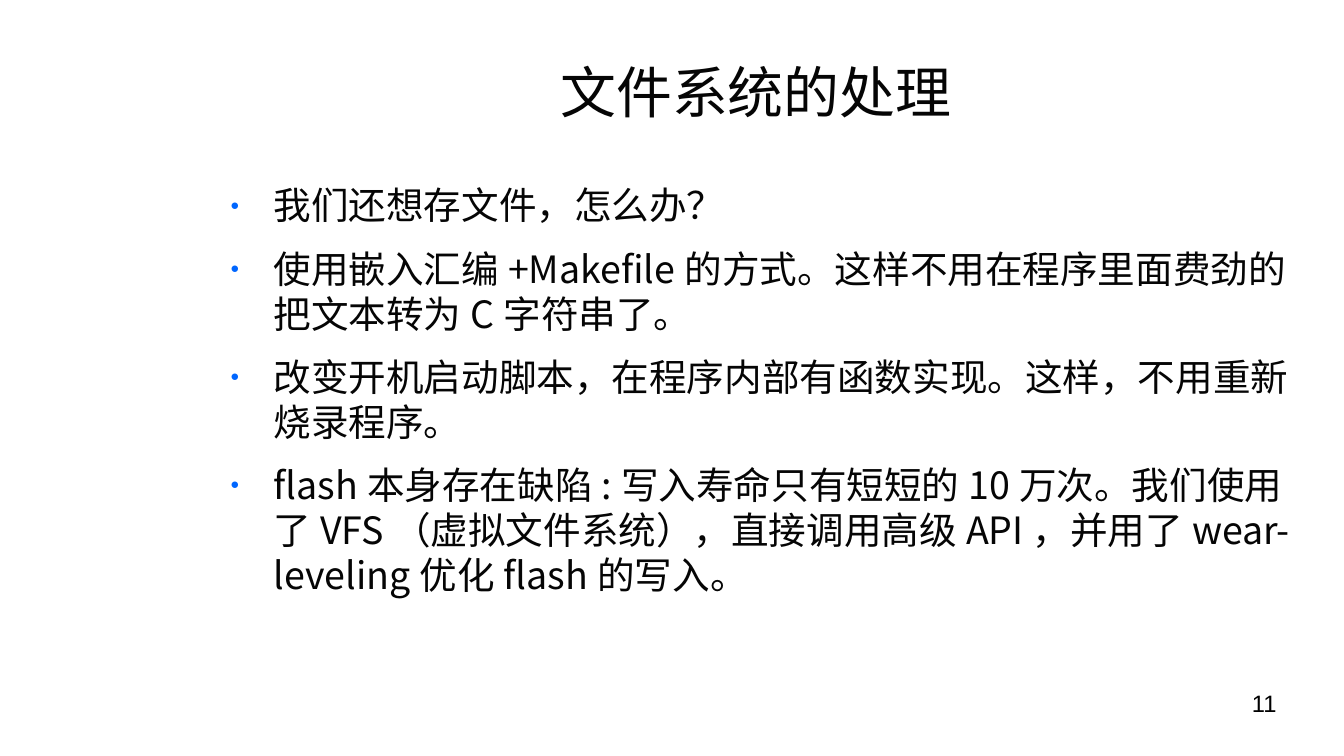
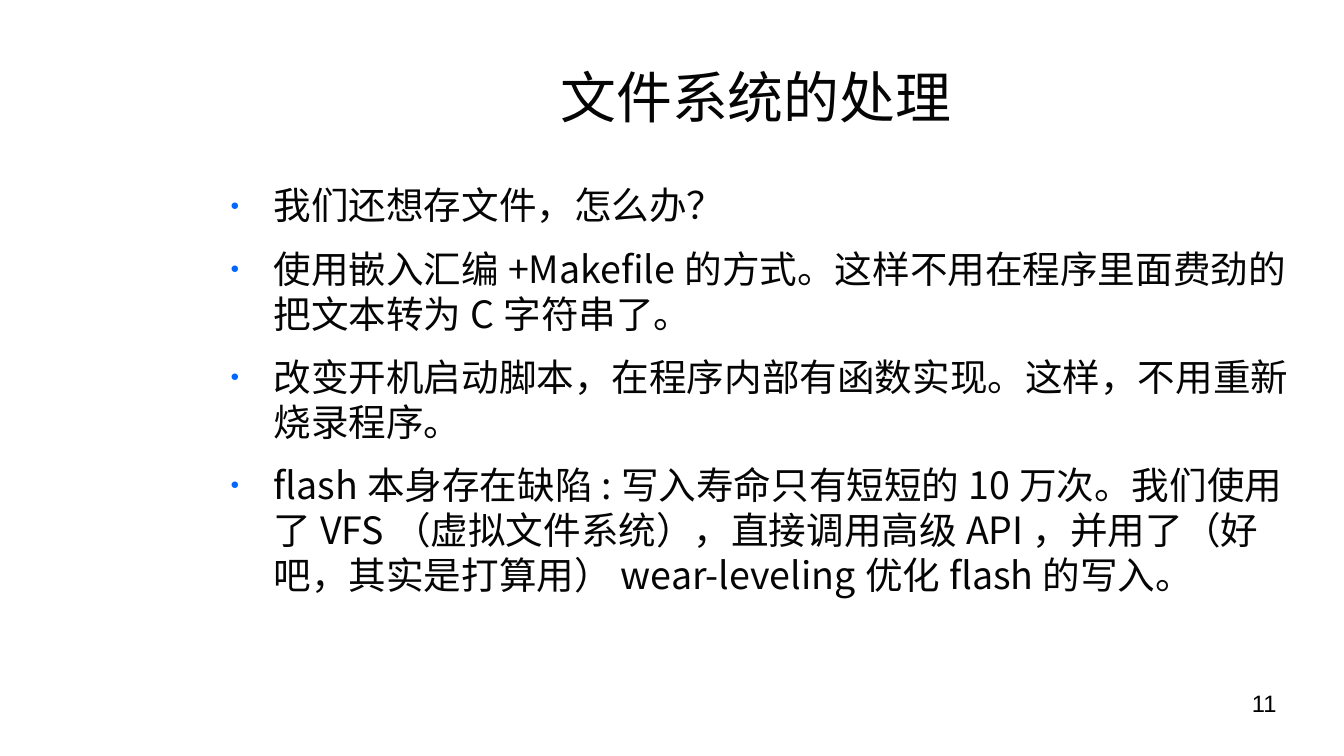
Before and after one commit to YibaiMeng/SmartLight-server, a slide deck: slide 11 of report/presentation.odp. Drawn at 1344x756 pixels with LibreOffice and Linux fonts; fonts in the diff are those of the drawing; background and template pictures are left out. Boxes give left, top, right and bottom in pixels: in the first picture for what was removed or moved away, otherwise in the second. Text is boxed around its words. In the diff, an @@ line names an element or a change of style, - is before the commit and + after.

```diff
--- a/report/presentation.odp
+++ b/report/presentation.odp
@@ title "文件系统的处理": place and size @@
-title "文件系统的处理" at (560,65,951,118)
+title "文件系统的处理" at (560,70,951,123)
@@ text at (274,467,1282,599): text changed @@
-● flash本身存在缺陷:写入寿命只有短短的10万次。我们使用了VFS（虚拟文件系统），直接调用高级API，并用了wear-leveling优化flash的写入。
+● flash本身存在缺陷:写入寿命只有短短的10万次。我们使用了VFS（虚拟文件系统），直接调用高级API，并用了（好吧，其实是打算用）wear-leveling优化flash的写入。
```
Also in this commit, not shown: 16 other files.
